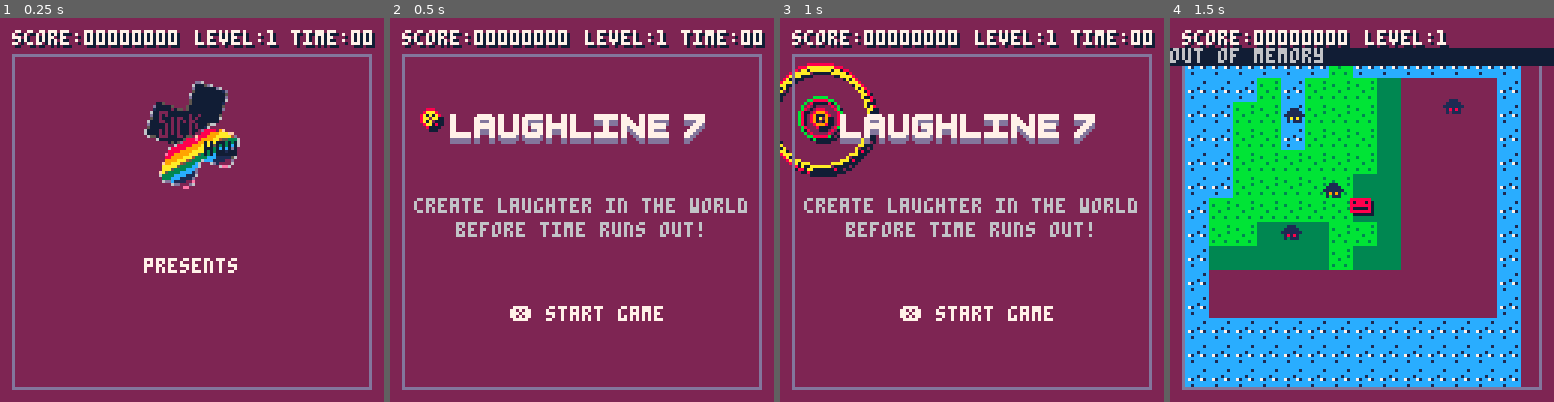
Above: before the commit, frames 1-4 (left to right).
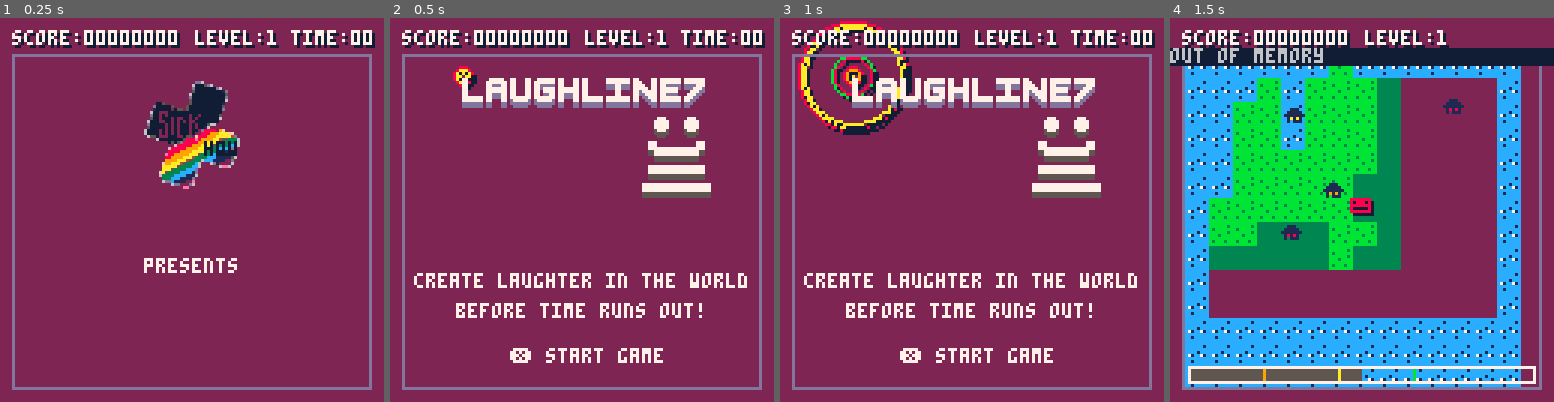
Above: after the commit, the same moments.

Repository: wakass/laughline
Game: PICO-8 cartridge ggj.p8
Same seed, same stepped clock (60 frames per second), same inputs: the game is played once before the commit and once after it.
Inputs:
- Up to frame 1 (0.25 s): no input
- Up to frame 2 (0.5 s): tap X (X key) at 0.33 s
- Up to frame 3 (1 s): tap O (Z key) at 0.7 s
- Up to frame 4 (1.5 s): tap X (X key) at 1.07 s

Frame 1 is identical in both runs. In frame 2, 15% of the frame differs, in the area x 6-93%, y 12-90%; in frame 3, 19%, in the area x 0-93%, y 0-90%; in frame 4, 2.9%.

Commit message:
Energy management, updated titlescreen

Diff:
--- a/entities/person.lua
+++ b/entities/person.lua
@@ -5,11 +5,28 @@
 	w=7,
 	h=5,
 	humor_type=8,
+	energy=50,
+	energy_move_costs=.5,
+	energy_humor_costs=10,
 
 	dx=0,
 	dy=0,
 
+	update_energy=function(_ENV)
+		-- give a little bit of energy
+		energy+=.1
+		-- take energy to move
+		if dx!=0 or dy !=0 then
+			energy-=energy_move_costs
+		end
+		-- limit energy to min and max
+		energy=mid(0,energy,100)
+	end,
+
 	update=function(_ENV)
+
+		update_energy(_ENV)
+
 		dx,dy=0,0
 
 		if (btn(⬆️)) dy-=1
@@ -17,30 +34,34 @@
 		if (btn(⬅️)) dx-=1
 		if (btn(➡️)) dx+=1
 
+		if dx!=0 or dy !=0 then
+			if energy > energy_move_costs then
+				-- normalize movement
+				local a=atan2(dx,dy)
+				x+=cos(a)
+				y+=sin(a)
 
-		if dx!=0 or dy !=0 then
-			-- normalize movement
-			local a=atan2(dx,dy)
-			x+=cos(a)
-			y+=sin(a)
-
-			-- spawn dust each 3/10 sec
-			if (t()*10)\1%3==0 then
-				dust({
-					x=x+rnd(3),
-					y=y+4,
-					frames=18+rnd(4),
-				})
+				-- spawn dust each 3/10 sec
+				if (t()*10)\1%3==0 then
+					dust({
+						x=x+rnd(3),
+						y=y+4,
+						frames=18+rnd(4),
+					})
+				end
 			end
 		end
 
 		-- place humor
 		if (btnp(4)) then
-			humor({
-				x=x,
-				y=y,
-				type=humor_type,
-			})
+			if energy > energy_humor_costs then
+				humor({
+					x=x,
+					y=y,
+					type=humor_type,
+				})
+				energy-=energy_humor_costs
+			end
 		end
 
 		-- select humor_type
@@ -60,5 +81,15 @@
 	draw=function(_ENV)
 		prints("😐",x,y,humor_type)
 
+		local energy_x=6
+		local energy_y=116
+		local energy_w=115
+		local energy_h=5
+		rectfill(energy_x,energy_y,energy_x+(energy_w*(energy/100)),energy_y+energy_h,5)
+		for i=1,n_humor_types do
+			rectfill(energy_x+(i*25),energy_y,energy_x+(i*25),energy_y+energy_h,8+i)
+		end
+		rect(energy_x,energy_y,energy_x+energy_w,energy_y+energy_h,7)
+
 	end,
 })
--- a/scenes/title.lua
+++ b/scenes/title.lua
@@ -19,8 +19,8 @@
 
 		if rnd(100) < 50 then
 			humor({
-				x=10,
-				y=30,
+				x=21,
+				y=16,
 				type=rnd(4)+8,
 				max_size=rnd(150),
 			})
@@ -32,13 +32,18 @@
 		entity:each("draw")
 
 		-- title
-		print_title("laughline 7",32,7)
+		print_title("laughline7",20,7)
+
+		-- logo
+		draw_ll7(90,37,2,5)
+		draw_ll7(90,35,2,7)
+
 
 		-- instructions
-		printc("create laughter in the world",60,6)
-		printc("before time runs out!",68,6)
+		printc("create laughter in the world",85,7)
+		printc("before time runs out!",95,7)
 
 		-- prompt
-		printc("❎ start game",96,7)
+		printc("❎ start game",110,7)
 	end,
 })
--- a/tools/print.lua
+++ b/tools/print.lua
@@ -51,3 +51,20 @@
 	sspr(88,0,40,40,x,y)
 	palt()
 end
+
+function draw_rectfill(x,y,w,h,color)
+	rectfill(x,y,x+w,y+h,color)
+end
+
+function draw_ll7(x,y,size,color)
+	circfill(x,y,size,color)
+	circfill(x+(size*5),y,size,color)
+	draw_rectfill(x-(size),y+(size*4),size*7,size,color)
+	draw_rectfill(x-(size*2),y+(size*3),size,size,color)
+	draw_rectfill(x+(size*6),y+(size*3),size,size,color)
+
+	draw_rectfill(x-(size*2),y+(size*7),size*9,size,color)
+
+	draw_rectfill(x-(size*3),y+(size*10),size*11,size,color)
+
+end
